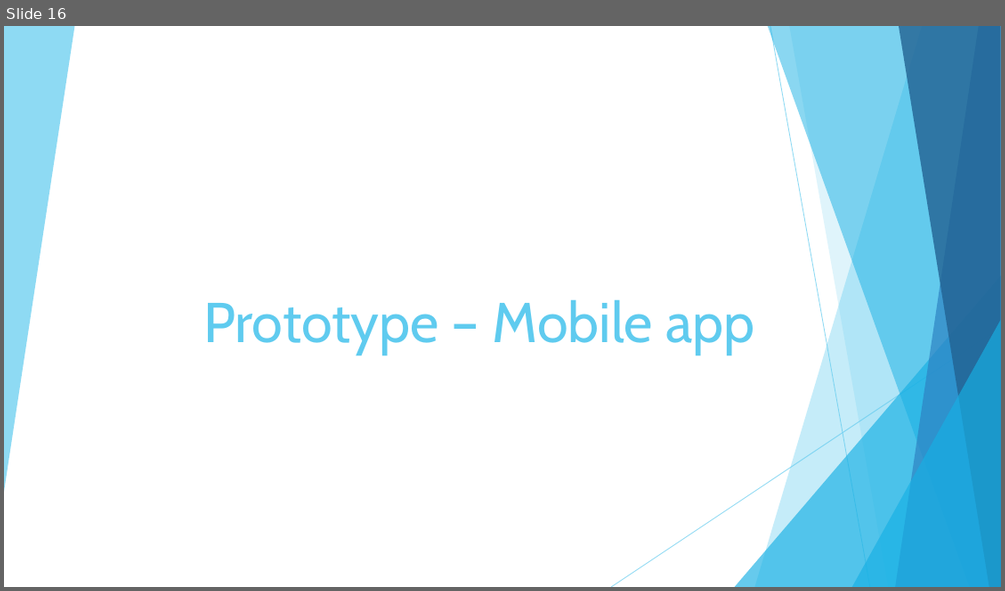
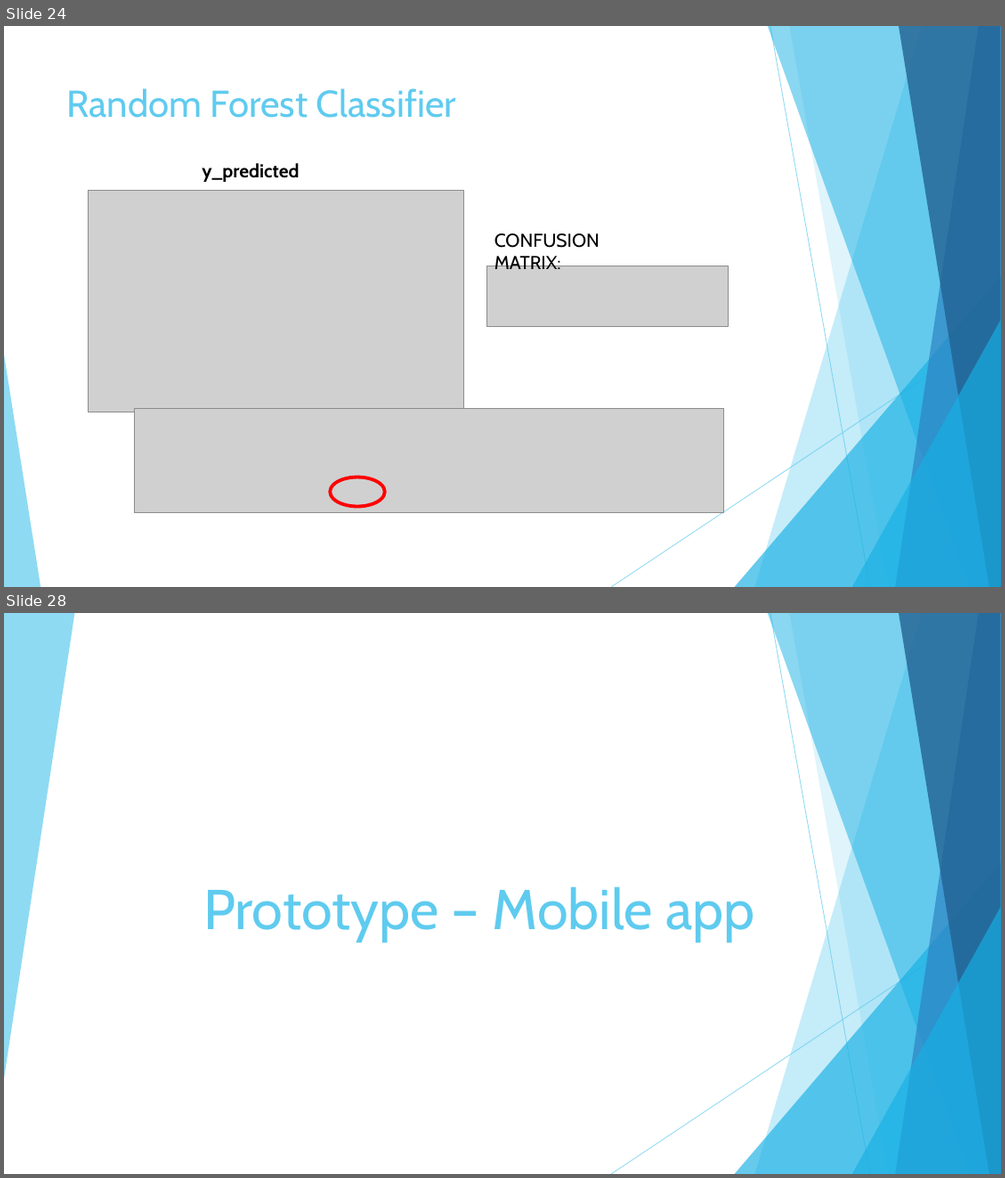
Before and after one commit to Riccardo95Facchini/DIL-2019, a slide deck: Presentation.pptx. Shown one above the other, each under a label of ours: slide 16 before the commit, slides 24 and 28 after it; the slides between them are not shown. The pictures are 1005x591 and 1005x1178 pixels, drawn with LibreOffice and Linux fonts; fonts in the diff are those of the drawing; grey boxes stand for pictures. Boxes give left, top, right and bottom in pixels: in the first picture for what was removed or moved away, otherwise in the second. Text is boxed around its words. In the diff, an @@ line names an element or a change of style, - is before the commit and + after.

```diff
--- a/Presentation.pptx
+++ b/Presentation.pptx
@@ slide 24 added at <box>4,26,1001,587</box>, background #FFFFFF; not listed: 9 template elements that a slide beside it also shows @@
@@ title added at <box>67,88,456,118</box>, 36 pt, text #5FCBEF @@
+Random Forest Classifier
@@ text added at <box>202,163,299,182</box>, 18 pt, text #000000, bold @@
+y_predicted
@@ picture added at <box>89,191,464,412</box> @@
@@ text added at <box>494,233,599,269</box>, 18 pt, text #000000 @@
+CONFUSION MATRIX:
@@ picture added at <box>487,266,728,327</box> @@
@@ triangle added at <box>4,354,40,587</box>, fill #5FCBEF at 70% opacity @@
@@ picture added at <box>135,408,724,512</box> @@
@@ ellipse added at <box>330,477,385,506</box>, outline #FF0000 3.25 pt @@
@@ what was slide 16 is now slide 28 @@
```
Also in this commit, not shown: 5 slides changed, 12 other slides added, 1 slide removed.
